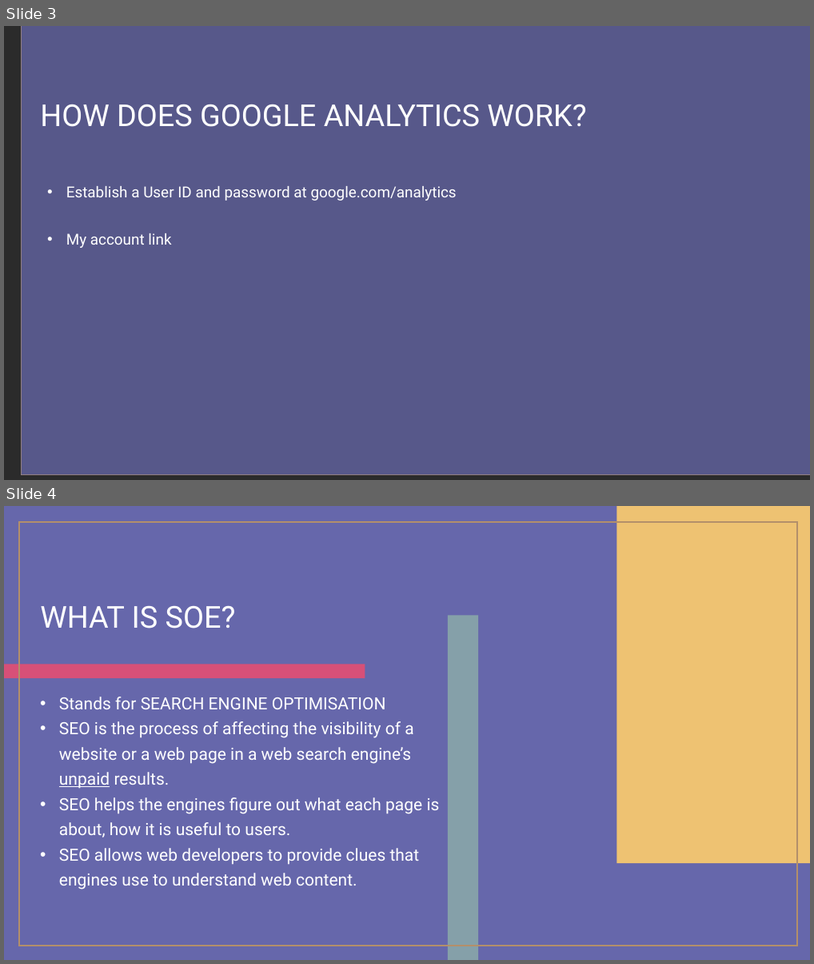
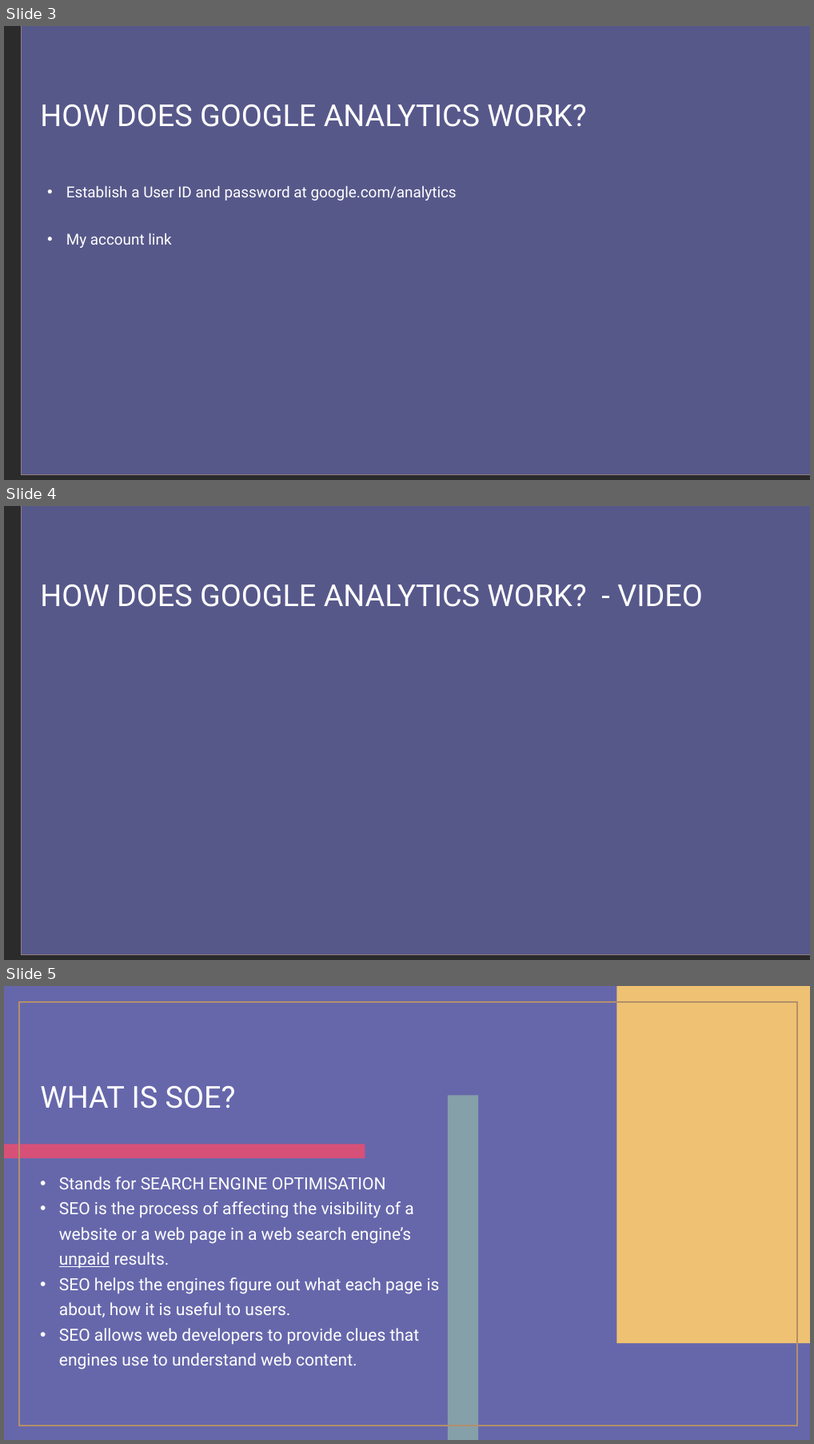
Before and after one commit to jasnatbyui/wdd230, a slide deck: What is google analytics_SEO.pptx. Shown one above the other, each under a label of ours: slides 3 and 4 before the commit, slides 3, 4 and 5 after it. The pictures are 814x964 and 814x1444 pixels, drawn with LibreOffice and Linux fonts; fonts in the diff are those of the drawing; background and template pictures are left out; a plain dark background stands for a picture behind light text. Boxes give left, top, right and bottom in pixels: in the first picture for what was removed or moved away, otherwise in the second. Text is boxed around its words. In the diff, an @@ line names an element or a change of style, - is before the commit and + after.

```diff
--- a/What is google analytics_SEO.pptx
+++ b/What is google analytics_SEO.pptx
@@ slide 4 added at (x1=4, y1=506, x2=810, y2=960), background picture (left out) @@
@@ rectangle added at (x1=21, y1=506, x2=810, y2=954), fill #6768AB at 75% opacity, outline #928082 1 pt @@
@@ title added at (x1=40, y1=584, x2=703, y2=607), 36 pt, text #FFFFFF @@
+HOW DOES GOOGLE ANALYTICS WORK? - VIDEO
@@ what was slide 4 is now slide 5 @@
```
Also in this commit, not shown: 1 slide changed, 2 slides removed, 11 other files.
